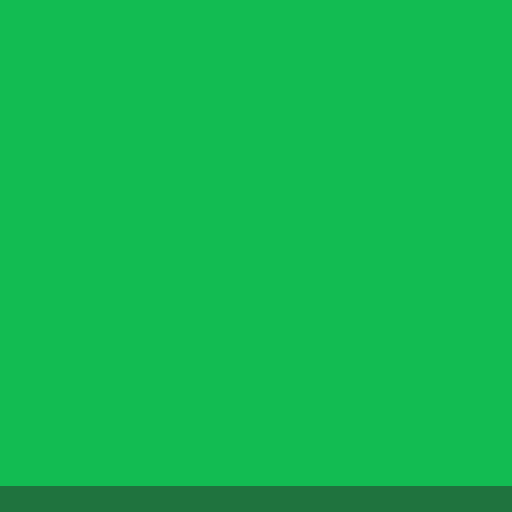
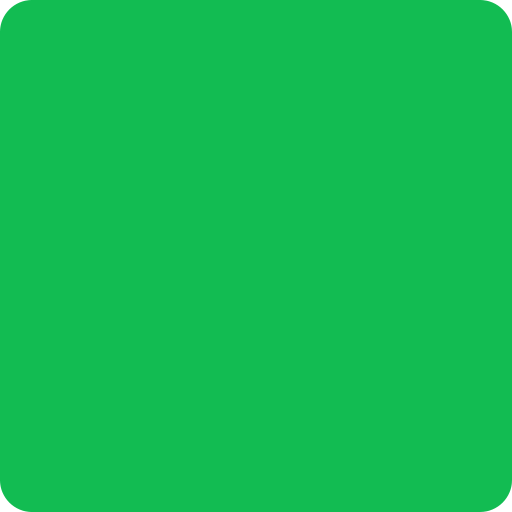
Comparing the layer stacks of the two 512×512 images. Changes:
hid "Rectangle 1" (1st of 2) over [left=0, top=486, right=512, bottom=512]
hid "Rectangle 1" (2nd of 2) over [left=0, top=0, right=512, bottom=512]
painted on "Rounded Rectangle 1" over [left=0, top=0, right=512, bottom=512]
